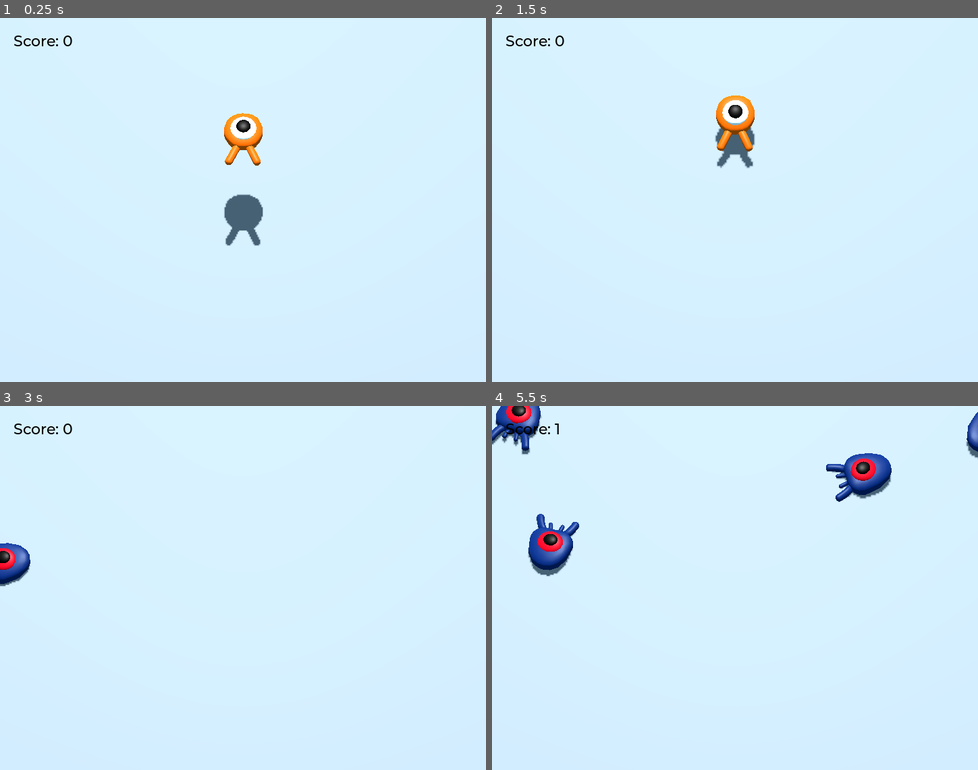
Above: before the commit, frames 1-4 (two rows, left to right).
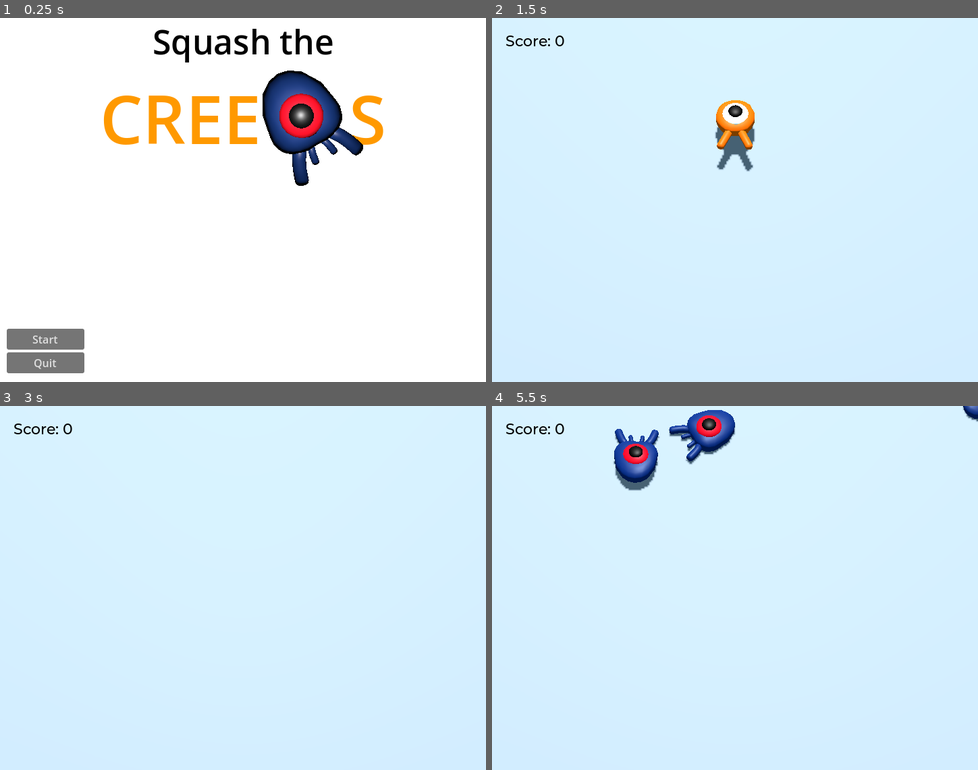
Above: after the commit, the same moments.

Repository: CursorwebGames/squash-the-creeps-3d
Game: Godot game, scene res://menu.tscn
Two runs of this game, one before a commit and one after it. Both use one fixed random seed, a clock stepped at 60 frames per second and the inputs below. Before the commit the project starts from res://main.tscn.
Inputs (mouse positions are in pixels of both pictures, inside the frame that each line leads up to):
- Up to frame 1 (0.25 s): no input
- Up to frame 2 (1.5 s): click (535, 338) at 0.5 s, where only the run after the commit has a clickable "Start"; tap Enter (ui_accept) at 1.25 s; hold W (move_forward) from 1.28 s (still down)
- Up to frame 3 (3 s): tap Space (jump) at 1.52, 2.27 s; tap Enter (ui_accept) at 2.75 s; release W (move_forward) at 2.78 s; hold A (move_left) from 2.78 s (still down)
- Up to frame 4 (5.5 s): tap Space (jump) at 3.77, 4.52, 5.27 s; release A (move_left) at 4.28 s; hold S (move_back) 4.28-5.03 s; hold D (move_right) from 5.03 s (still down)

The runs differ from the first frame. In frame 1, 100% of the frame differs, in the area x 0-100%, y 0-100%; in frame 2, 0.6%; in frame 3, 0.6%; in frame 4, 6.0%.

Commit message:
add awesome new menu screen

Diff:
--- a/Main.gd
+++ b/Main.gd
@@ -29,3 +29,7 @@
 func _on_player_hit():
 	($MobTimer as Timer).stop()
 	($UserInterface/Retry as ColorRect).show()
+
+
+func _on_menu_btn_pressed():
+	get_tree().change_scene_to_file("res://menu.tscn")
--- /dev/null
+++ b/Menu.gd
@@ -0,0 +1,19 @@
+extends Control
+
+
+# Called when the node enters the scene tree for the first time.
+func _ready():
+	pass # Replace with function body.
+
+
+# Called every frame. 'delta' is the elapsed time since the previous frame.
+func _process(delta):
+	pass
+
+
+func _on_play_btn_pressed():
+	get_tree().change_scene_to_file("res://game.tscn")
+
+
+func _on_quit_btn_pressed():
+	get_tree().quit()
--- a/main.tscn
+++ b/game.tscn
@@ -1,11 +1,11 @@
 [gd_scene load_steps=13 format=3 uid="uid://c7rudmb6vcqpc"]
 
-[ext_resource type="Script" path="res://Main.gd" id="1_8nmva"]
-[ext_resource type="PackedScene" uid="uid://c56rndb1t2ln4" path="res://player.tscn" id="1_nlnwx"]
-[ext_resource type="PackedScene" uid="uid://c7or72t2id3tm" path="res://mob.tscn" id="2_38f6r"]
-[ext_resource type="Material" uid="uid://ci0rkcwagaywt" path="res://debug_mesh.tres" id="4_46b58"]
-[ext_resource type="FontFile" uid="uid://4dq670flnk6s" path="res://fonts/Montserrat-Medium.ttf" id="4_vp6xu"]
-[ext_resource type="Script" path="res://ScoreLabel.gd" id="5_gxwbf"]
+[ext_resource type="Script" path="res://Main.gd" id="1_2j67b"]
+[ext_resource type="PackedScene" uid="uid://c7or72t2id3tm" path="res://mob.tscn" id="2_dvjy4"]
+[ext_resource type="PackedScene" uid="uid://c56rndb1t2ln4" path="res://player.tscn" id="3_vslq2"]
+[ext_resource type="Material" uid="uid://ci0rkcwagaywt" path="res://debug_mesh.tres" id="4_ku6q7"]
+[ext_resource type="FontFile" uid="uid://4dq670flnk6s" path="res://fonts/Montserrat-Medium.ttf" id="5_ge2xx"]
+[ext_resource type="Script" path="res://ScoreLabel.gd" id="6_ftcti"]
 
 [sub_resource type="BoxShape3D" id="BoxShape3D_fsg7q"]
 size = Vector3(60, 2, 60)
@@ -134,5 +134,18 @@
 grow_vertical = 2
 text = "Press Enter to Retry"
 
+[node name="MenuBtn" type="Button" parent="UserInterface/Retry"]
+layout_mode = 1
+anchors_preset = 2
+anchor_top = 1.0
+anchor_bottom = 1.0
+offset_left = 10.0
+offset_top = -46.0
+offset_right = 82.0
+offset_bottom = -10.0
+grow_vertical = 0
+text = "Menu"
+
 [connection signal="hit" from="Player" to="." method="_on_player_hit"]
 [connection signal="timeout" from="MobTimer" to="." method="_on_mob_timer_timeout"]
+[connection signal="pressed" from="UserInterface/Retry/MenuBtn" to="." method="_on_menu_btn_pressed"]
--- /dev/null
+++ b/menu.tscn
@@ -0,0 +1,88 @@
+[gd_scene load_steps=3 format=3 uid="uid://d0tr8tcw4t1rd"]
+
+[ext_resource type="PackedScene" uid="uid://cj8d5lx14kyc6" path="res://menu_mobber.tscn" id="1_ji4nf"]
+[ext_resource type="Script" path="res://Menu.gd" id="1_wp1c5"]
+
+[node name="Menu" type="Control"]
+layout_mode = 3
+anchors_preset = 15
+anchor_right = 1.0
+anchor_bottom = 1.0
+grow_horizontal = 2
+grow_vertical = 2
+script = ExtResource("1_wp1c5")
+
+[node name="ColorRect" type="ColorRect" parent="."]
+layout_mode = 1
+anchors_preset = 15
+anchor_right = 1.0
+anchor_bottom = 1.0
+grow_horizontal = 2
+grow_vertical = 2
+
+[node name="VBoxContainer" type="VBoxContainer" parent="ColorRect"]
+layout_mode = 1
+anchors_preset = 2
+anchor_top = 1.0
+anchor_bottom = 1.0
+offset_left = 10.0
+offset_top = -79.0
+offset_right = 125.0
+offset_bottom = -13.0
+grow_vertical = 0
+
+[node name="PlayBtn" type="Button" parent="ColorRect/VBoxContainer"]
+layout_mode = 2
+text = "Start"
+
+[node name="QuitBtn" type="Button" parent="ColorRect/VBoxContainer"]
+layout_mode = 2
+text = "Quit
+"
+
+[node name="SquashThe" type="Label" parent="ColorRect"]
+layout_mode = 1
+anchors_preset = 5
+anchor_left = 0.5
+anchor_right = 0.5
+offset_left = -134.5
+offset_right = 134.5
+offset_bottom = 69.0
+grow_horizontal = 2
+theme_override_colors/font_color = Color(0, 0, 0, 1)
+theme_override_font_sizes/font_size = 50
+text = "Squash the"
+horizontal_alignment = 1
+
+[node name="Creeps" type="Label" parent="ColorRect"]
+layout_mode = 1
+anchors_preset = 5
+anchor_left = 0.5
+anchor_right = 0.5
+offset_left = -186.0
+offset_top = 80.0
+offset_right = 186.0
+offset_bottom = 217.0
+grow_horizontal = 2
+theme_override_colors/font_color = Color(1, 0.6, 0, 1)
+theme_override_font_sizes/font_size = 100
+text = "CREE     S"
+horizontal_alignment = 1
+
+[node name="SubViewportContainer" type="SubViewportContainer" parent="."]
+layout_mode = 0
+offset_left = 319.0
+offset_top = 17.0
+offset_right = 569.0
+offset_bottom = 267.0
+
+[node name="SubViewport" type="SubViewport" parent="SubViewportContainer"]
+transparent_bg = true
+handle_input_locally = false
+size = Vector2i(250, 250)
+render_target_update_mode = 4
+
+[node name="Node3D" parent="SubViewportContainer/SubViewport" instance=ExtResource("1_ji4nf")]
+
+[connection signal="pressed" from="ColorRect/VBoxContainer/PlayBtn" to="." method="_on_play_btn_pressed"]
+[connection signal="pressed" from="ColorRect/VBoxContainer/QuitBtn" to="." method="_on_quit_btn_pressed"]
--- /dev/null
+++ b/menu_mobber.tscn
@@ -0,0 +1,16 @@
+[gd_scene load_steps=2 format=3 uid="uid://cj8d5lx14kyc6"]
+
+[ext_resource type="PackedScene" uid="uid://bdjvtykqcxqo8" path="res://art/mob.glb" id="1_bqkao"]
+
+[node name="Node3D" type="Node3D"]
+
+[node name="mob" parent="." instance=ExtResource("1_bqkao")]
+
+[node name="Camera3D" type="Camera3D" parent="."]
+transform = Transform3D(0.866025, 0.5, 1.49012e-08, 0, -2.98023e-08, 1, 0.5, -0.866025, -2.58096e-08, 0, 4, 0)
+projection = 1
+size = 5.0
+
+[node name="OmniLight3D" type="OmniLight3D" parent="."]
+transform = Transform3D(1, 0, 0, 0, 1, 0, 0, 0, 1, 0, 2, 0)
+light_energy = 5.0
--- a/project.godot
+++ b/project.godot
@@ -11,7 +11,7 @@
 [application]
 
 config/name="Squash the Creeps (3D)"
-run/main_scene="res://main.tscn"
+run/main_scene="res://menu.tscn"
 config/features=PackedStringArray("4.2")
 config/icon="res://icon.png"
 
Not shown: 4 places in game.tscn that only renumber resources
